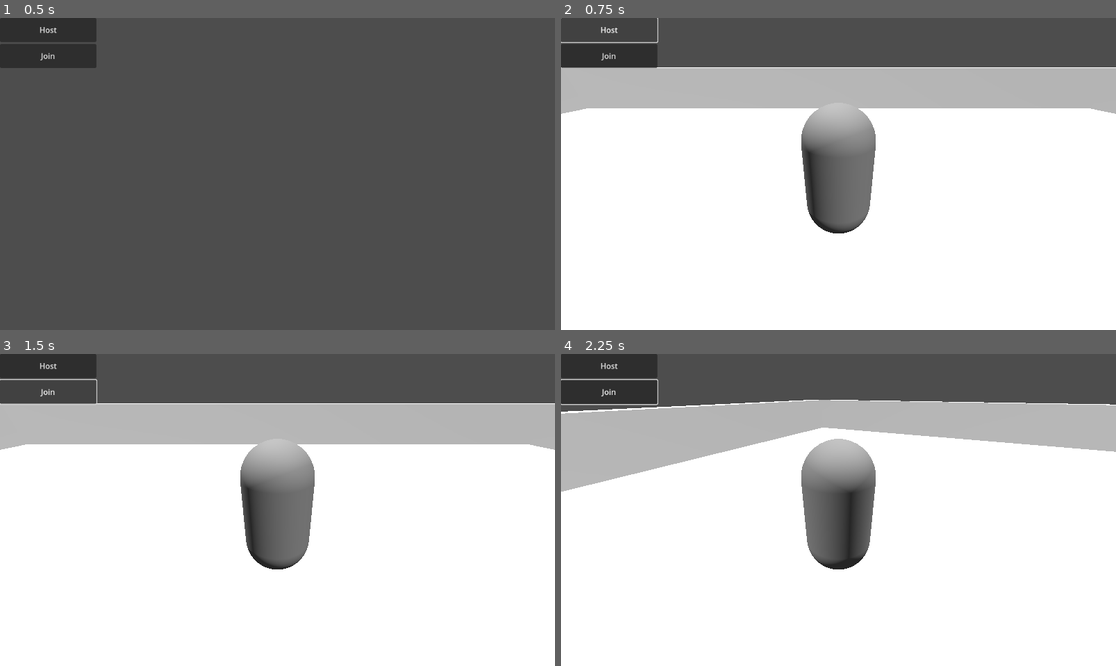
Above: before the commit, frames 1-4 (two rows, left to right).
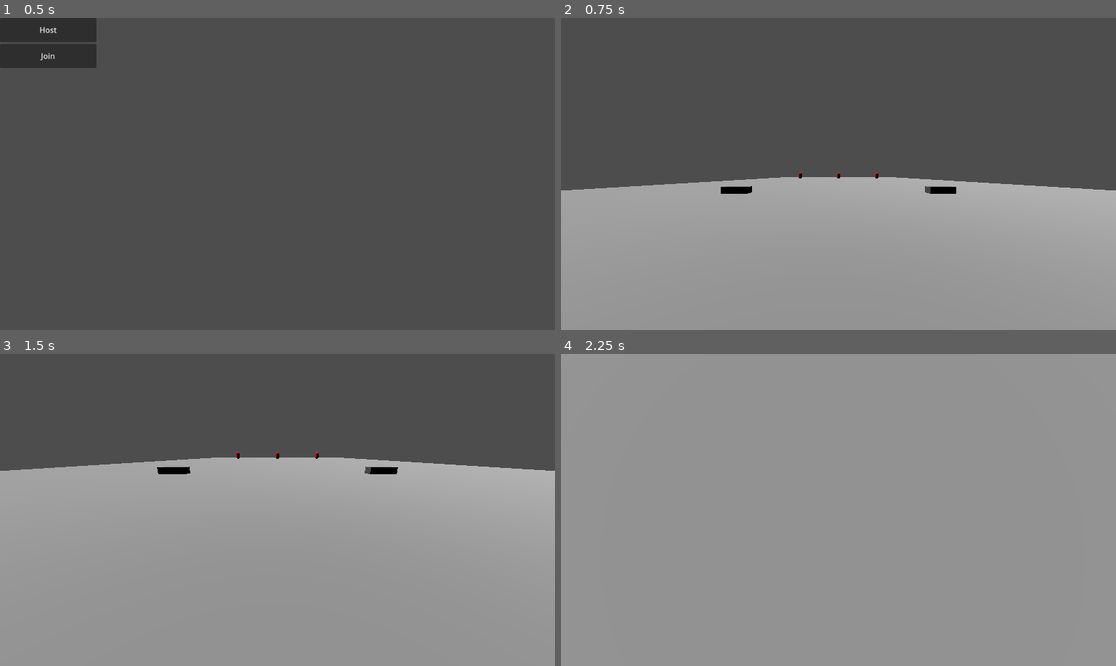
Above: after the commit, the same moments.

Repository: NickBaren101/multiplayer-prototype
Game: Godot game, scene res://Scenes/Levels/main.tscn
Same seed, same stepped clock (60 frames per second), same inputs: the game is played once before the commit and once after it.
Inputs (mouse positions are in pixels of both pictures, inside the frame that each line leads up to):
- Up to frame 1 (0.5 s): no input
- Up to frame 2 (0.75 s): click "Host" at 0.5 s
- Up to frame 3 (1.5 s): click (49, 391) at 1.25 s, where only the run before the commit has a clickable "Join"
- Up to frame 4 (2.25 s): move the mouse to (866, 510) at 2.02 s; hold W (move_up) from 2.03 s (still down)

Frame 1 is identical in both runs. In frame 2, 85% of the frame differs, in the area x 0-100%, y 0-100%; in frame 3, 85%; in frame 4, 99%.

Commit message:
added the final scene and updated player

Diff:
--- /dev/null
+++ b/Scenes/Levels/final_stage.tscn
@@ -0,0 +1,112 @@
+[gd_scene load_steps=11 format=3 uid="uid://b5wluj4mutiat"]
+
+[sub_resource type="BoxShape3D" id="BoxShape3D_klsoq"]
+size = Vector3(50, 1, 100)
+
+[sub_resource type="BoxMesh" id="BoxMesh_8omty"]
+
+[sub_resource type="StandardMaterial3D" id="StandardMaterial3D_aev6d"]
+albedo_color = Color(0.57, 0.57, 0.57, 1)
+
+[sub_resource type="BoxShape3D" id="BoxShape3D_8omty"]
+size = Vector3(2, 0.5, 1)
+
+[sub_resource type="BoxMesh" id="BoxMesh_72klk"]
+
+[sub_resource type="StandardMaterial3D" id="StandardMaterial3D_3chnm"]
+albedo_color = Color(0.45, 0.45, 0.45, 1)
+
+[sub_resource type="CapsuleMesh" id="CapsuleMesh_8omty"]
+
+[sub_resource type="StandardMaterial3D" id="StandardMaterial3D_f3xsm"]
+albedo_color = Color(1.353256, 0, 0, 1)
+
+[sub_resource type="CapsuleShape3D" id="CapsuleShape3D_8omty"]
+
+[sub_resource type="StandardMaterial3D" id="StandardMaterial3D_iexbh"]
+albedo_color = Color(1.353256, 0, 0, 1)
+
+[node name="FinalStage" type="Node3D"]
+
+[node name="Marker3D SPAWN" type="Marker3D" parent="."]
+transform = Transform3D(1, 0, 0, 0, 1, 0, 0, 0, 1, -8, 0, 0)
+
+[node name="Marker3D SPAWN2" type="Marker3D" parent="."]
+transform = Transform3D(1, 0, 0, 0, 1, 0, 0, 0, 1, 8, 0, 0)
+
+[node name="DirectionalLight3D" type="DirectionalLight3D" parent="."]
+transform = Transform3D(-0.25881904, 0.9330127, -0.25000003, -1.4901161e-08, 0.25881907, 0.9659259, 0.9659259, 0.25000003, -0.06698732, 0, 0, 0)
+
+[node name="Ground" type="StaticBody3D" parent="."]
+collision_layer = 2
+
+[node name="CollisionShape3D" type="CollisionShape3D" parent="Ground"]
+transform = Transform3D(1, 0, 0, 0, 1, 0, 0, 0, 1, 0, -0.5, -43)
+shape = SubResource("BoxShape3D_klsoq")
+
+[node name="MeshInstance3D" type="MeshInstance3D" parent="Ground"]
+transform = Transform3D(50, 0, 0, 0, 1, 0, 0, 0, 100, 0, -0.5, -43)
+mesh = SubResource("BoxMesh_8omty")
+skeleton = NodePath("../..")
+surface_material_override/0 = SubResource("StandardMaterial3D_aev6d")
+
+[node name="StaticBody3D2" type="StaticBody3D" parent="."]
+transform = Transform3D(1, 0, 0, 0, 1, 0, 0, 0, 1, -8, 0, -16)
+collision_layer = 2
+
+[node name="CollisionShape3D" type="CollisionShape3D" parent="StaticBody3D2"]
+transform = Transform3D(1, 0, 0, 0, 1, 0, 0, 0, 1, 0, 0.25, 0)
+shape = SubResource("BoxShape3D_8omty")
+
+[node name="MeshInstance3D" type="MeshInstance3D" parent="StaticBody3D2"]
+transform = Transform3D(2, 0, 0, 0, 0.5, 0, 0, 0, 1, 0, 0.25, 0)
+mesh = SubResource("BoxMesh_72klk")
+skeleton = NodePath("../CollisionShape3D")
+surface_material_override/0 = SubResource("StandardMaterial3D_3chnm")
+
+[node name="StaticBody3D3" type="StaticBody3D" parent="."]
+transform = Transform3D(1, 0, 0, 0, 1, 0, 0, 0, 1, 8, 0, -16)
+collision_layer = 2
+
+[node name="CollisionShape3D" type="CollisionShape3D" parent="StaticBody3D3"]
+transform = Transform3D(1, 0, 0, 0, 1, 0, 0, 0, 1, 0, 0.25, 0)
+shape = SubResource("BoxShape3D_8omty")
+
+[node name="MeshInstance3D" type="MeshInstance3D" parent="StaticBody3D3"]
+transform = Transform3D(2, 0, 0, 0, 0.5, 0, 0, 0, 1, 0, 0.25, 0)
+mesh = SubResource("BoxMesh_72klk")
+skeleton = NodePath("../CollisionShape3D")
+surface_material_override/0 = SubResource("StandardMaterial3D_3chnm")
+
+[node name="Target" type="StaticBody3D" parent="."]
+transform = Transform3D(1, 0, 0, 0, 1, 0, 0, 0, 1, 0, 0, -64)
+
+[node name="MeshInstance3D" type="MeshInstance3D" parent="Target"]
+transform = Transform3D(1, 0, 0, 0, 1, 0, 0, 0, 1, 0, 1, 0)
+mesh = SubResource("CapsuleMesh_8omty")
+surface_material_override/0 = SubResource("StandardMaterial3D_f3xsm")
+
+[node name="CollisionShape3D" type="CollisionShape3D" parent="Target"]
+shape = SubResource("CapsuleShape3D_8omty")
+
+[node name="Target2" type="StaticBody3D" parent="."]
+transform = Transform3D(1, 0, 0, 0, 1, 0, 0, 0, 1, -12, 0, -64)
+
+[node name="MeshInstance3D" type="MeshInstance3D" parent="Target2"]
+transform = Transform3D(1, 0, 0, 0, 1, 0, 0, 0, 1, 0, 1, 0)
+mesh = SubResource("CapsuleMesh_8omty")
+surface_material_override/0 = SubResource("StandardMaterial3D_iexbh")
+
+[node name="CollisionShape3D" type="CollisionShape3D" parent="Target2"]
+shape = SubResource("CapsuleShape3D_8omty")
+
+[node name="Target3" type="StaticBody3D" parent="."]
+transform = Transform3D(1, 0, 0, 0, 1, 0, 0, 0, 1, 12, 0, -64)
+
+[node name="MeshInstance3D" type="MeshInstance3D" parent="Target3"]
+transform = Transform3D(1, 0, 0, 0, 1, 0, 0, 0, 1, 0, 1, 0)
+mesh = SubResource("CapsuleMesh_8omty")
+surface_material_override/0 = SubResource("StandardMaterial3D_iexbh")
+
+[node name="CollisionShape3D" type="CollisionShape3D" parent="Target3"]
+shape = SubResource("CapsuleShape3D_8omty")
--- a/Scenes/Levels/main.tscn
+++ b/Scenes/Levels/main.tscn
@@ -1,13 +1,13 @@
 [gd_scene load_steps=5 format=3 uid="uid://c1hxteqve1nh"]
 
-[ext_resource type="PackedScene" uid="uid://cx3s7esmedijf" path="res://Scenes/Levels/world_3d.tscn" id="1_nk5xi"]
+[ext_resource type="PackedScene" uid="uid://b5wluj4mutiat" path="res://Scenes/Levels/final_stage.tscn" id="1_nk5xi"]
 [ext_resource type="PackedScene" uid="uid://dh7orxrxhlves" path="res://Scenes/Multiplayer/network_ui.tscn" id="1_s0gyx"]
 [ext_resource type="Script" uid="uid://bf3u1v7sep7bk" path="res://Scripts/Multiplayer/player_spawner.gd" id="2_u872a"]
 [ext_resource type="PackedScene" uid="uid://cgmh6mpsss8b0" path="res://Scenes/Players/player.tscn" id="3_nk5xi"]
 
 [node name="Main" type="Node3D"]
 
-[node name="World3d" parent="." instance=ExtResource("1_nk5xi")]
+[node name="Node3D" parent="." instance=ExtResource("1_nk5xi")]
 
 [node name="Players" type="Node3D" parent="." groups=["Players"]]
 
--- a/Scenes/Levels/world_3d.tscn
+++ b/Scenes/Levels/world_3d.tscn
@@ -17,6 +17,7 @@
 
 [node name="CSGBox3D" type="CSGBox3D" parent="."]
 use_collision = true
+collision_layer = 2
 size = Vector3(30, 3, 20)
 material = SubResource("StandardMaterial3D_hchbc")
 
--- a/Scenes/Players/player.tscn
+++ b/Scenes/Players/player.tscn
@@ -1,7 +1,6 @@
-[gd_scene load_steps=6 format=3 uid="uid://cgmh6mpsss8b0"]
+[gd_scene load_steps=5 format=3 uid="uid://cgmh6mpsss8b0"]
 
 [ext_resource type="Script" uid="uid://dnn11l1grwudj" path="res://Scripts/Players/player.gd" id="1_5h38p"]
-[ext_resource type="PackedScene" uid="uid://45clonlqnx1s" path="res://Scenes/Camera/camera.tscn" id="2_37lpg"]
 
 [sub_resource type="CapsuleMesh" id="CapsuleMesh_omydy"]
 
@@ -16,15 +15,19 @@
 properties/1/replication_mode = 1
 
 [node name="Player" type="CharacterBody3D"]
+collision_mask = 2
 script = ExtResource("1_5h38p")
 
 [node name="MeshInstance3D" type="MeshInstance3D" parent="."]
+transform = Transform3D(1, 0, 0, 0, 1, 0, 0, 0, 1, 0, 1, 0)
 mesh = SubResource("CapsuleMesh_omydy")
 
 [node name="CollisionShape3D" type="CollisionShape3D" parent="."]
+transform = Transform3D(1, 0, 0, 0, 1, 0, 0, 0, 1, 0, 1, 0)
 shape = SubResource("CapsuleShape3D_5h38p")
-
-[node name="Camera" parent="." instance=ExtResource("2_37lpg")]
 
 [node name="MultiplayerSynchronizer" type="MultiplayerSynchronizer" parent="."]
 replication_config = SubResource("SceneReplicationConfig_37lpg")
+
+[node name="Camera3D" type="Camera3D" parent="."]
+transform = Transform3D(1, 0, 0, 0, 1, 0, 0, 0, 1, 0, 1.5, 0)
--- a/Scripts/Multiplayer/network_ui.gd
+++ b/Scripts/Multiplayer/network_ui.gd
@@ -1,9 +1,19 @@
 extends Control
 
+@onready var host_button: Button = $VBoxContainer/HostButton
+@onready var join_button: Button = $VBoxContainer/JoinButton
 
 func _on_host_button_pressed() -> void:
 	NetworkHandler.start_server()
+	hide_ui()
 
 
 func _on_join_button_pressed() -> void:
 	NetworkHandler.start_client()
+	hide_ui()
+
+
+func hide_ui() -> void:
+	host_button.disabled = true
+	join_button.disabled = true
+	visible = false
--- a/Scripts/Players/player.gd
+++ b/Scripts/Players/player.gd
@@ -1,8 +1,11 @@
 extends CharacterBody3D
 
-@export var speed := 6.0
-@onready var camera: Node3D = $Camera
+@export var speed := 10.0
+@export var jump_velocity = 10.0
 
+@onready var camera: Node3D = $Camera3D
+
+var gravity = 20.0
 
 func _enter_tree():
 	set_multiplayer_authority(name.to_int())
@@ -12,8 +15,26 @@
 	if not is_multiplayer_authority():
 		set_physics_process(false)
 
+	Input.mouse_mode = Input.MOUSE_MODE_CAPTURED
+	camera.current = true
+
+func _unhandled_input(event):
+	if not is_multiplayer_authority(): return
+
+	if event is InputEventMouseMotion:
+		rotate_y(-event.relative.x * .005)
+		camera.rotate_x(-event.relative.y * .005)
+		camera.rotation.x = clamp(camera.rotation.x, -PI/2, PI/2)
+
 
 func _physics_process(delta):
+	if not is_on_floor():
+		velocity.y -= gravity * delta
+
+	# Handle Jump.
+	if Input.is_action_just_pressed("ui_accept") and is_on_floor():
+		velocity.y = jump_velocity
+
 	var input := Input.get_vector("move_left", "move_right", "move_up", "move_down")
 	var direction := (transform.basis * Vector3(input.x, 0, input.y)).normalized()
 	velocity.x = direction.x * speed
--- a/project.godot
+++ b/project.godot
@@ -50,6 +50,21 @@
 "events": [Object(InputEventKey,"resource_local_to_scene":false,"resource_name":"","device":-1,"window_id":0,"alt_press …(192 unchanged characters)…
 ]
 }
+jump={
+"deadzone": 0.2,
+"events": [Object(InputEventKey,"resource_local_to_scene":false,"resource_name":"","device":-1,"window_id":0,"alt_pressed":false,"shift_pressed":false,"ctrl_pressed":false,"meta_pressed":false,"pressed":false,"keycode":0,"physical_keycode":32,"key_label":0,"unicode":32,"location":0,"echo":false,"script":null)
+]
+}
+shoot={
+"deadzone": 0.2,
+"events": [Object(InputEventMouseButton,"resource_local_to_scene":false,"resource_name":"","device":-1,"window_id":0,"alt_pressed":false,"shift_pressed":false,"ctrl_pressed":false,"meta_pressed":false,"button_mask":0,"position":Vector2(0, 0),"global_position":Vector2(0, 0),"factor":1.0,"button_index":1,"canceled":false,"pressed":false,"double_click":false,"script":null)
+]
+}
+
+[layer_names]
+
+3d_physics/layer_1="Player"
+3d_physics/layer_2="World"
 
 [rendering]
 
